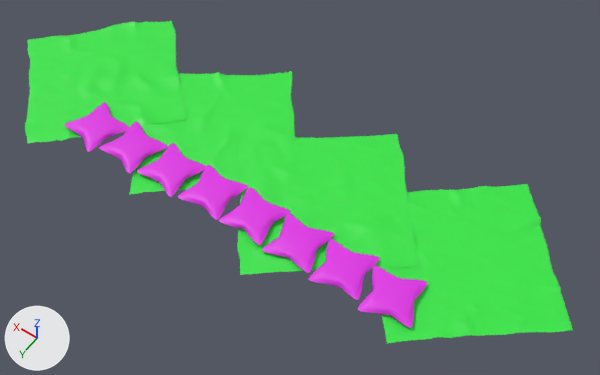
Before and after pictures for a commit that changed the Blender file Assets/blankets~.blend.
Rendered twice from a 50 mm camera at (-38.8, 48.2, 76.5) aimed at (-3.8, -0.9, -0.6). The axes (+X, +Y, +Z) are drawn at lower left. The lights are the same throughout.
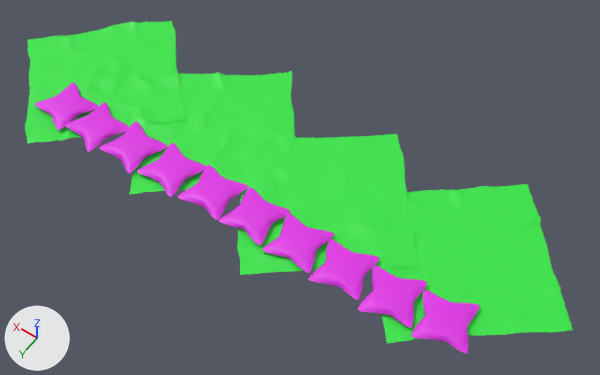
Diff of the bpy script that builds the scene:
```diff
--- a/Assets/blankets~.blend.py
+++ b/Assets/blankets~.blend.py
@@ ob_cube_009 @@
+ob_cube_009 = bpy.data.objects.new('Cube.009', me_cube_001)
+ob_cube_009.location = (-26.75, 5.86, 1.6)
+ob_cube_009.rotation_euler = (0.0, 0.0, 0.294)  # degrees (0, 0, 17)
+ob_cube_009.scale = (3.19, 3.19, 3.19)
@@ ob_cube_008 @@
+ob_cube_008 = bpy.data.objects.new('Cube.008', me_cube_001)
+ob_cube_008.location = (26.18, 6.82, 1.6)
+ob_cube_008.rotation_euler = (0.0, 0.0, -1.795)  # degrees (0, 0, -103)
+ob_cube_008.scale = (3.19, 3.19, 3.19)
```

Pixel boxes (x1, y1, x2, y2) of what changed, in the pictures (600 x 375 px):
'Cube.009', added (pink)
    after: (411, 290, 479, 354)
'Cube.008', added (pink)
    after: (35, 83, 98, 130)
